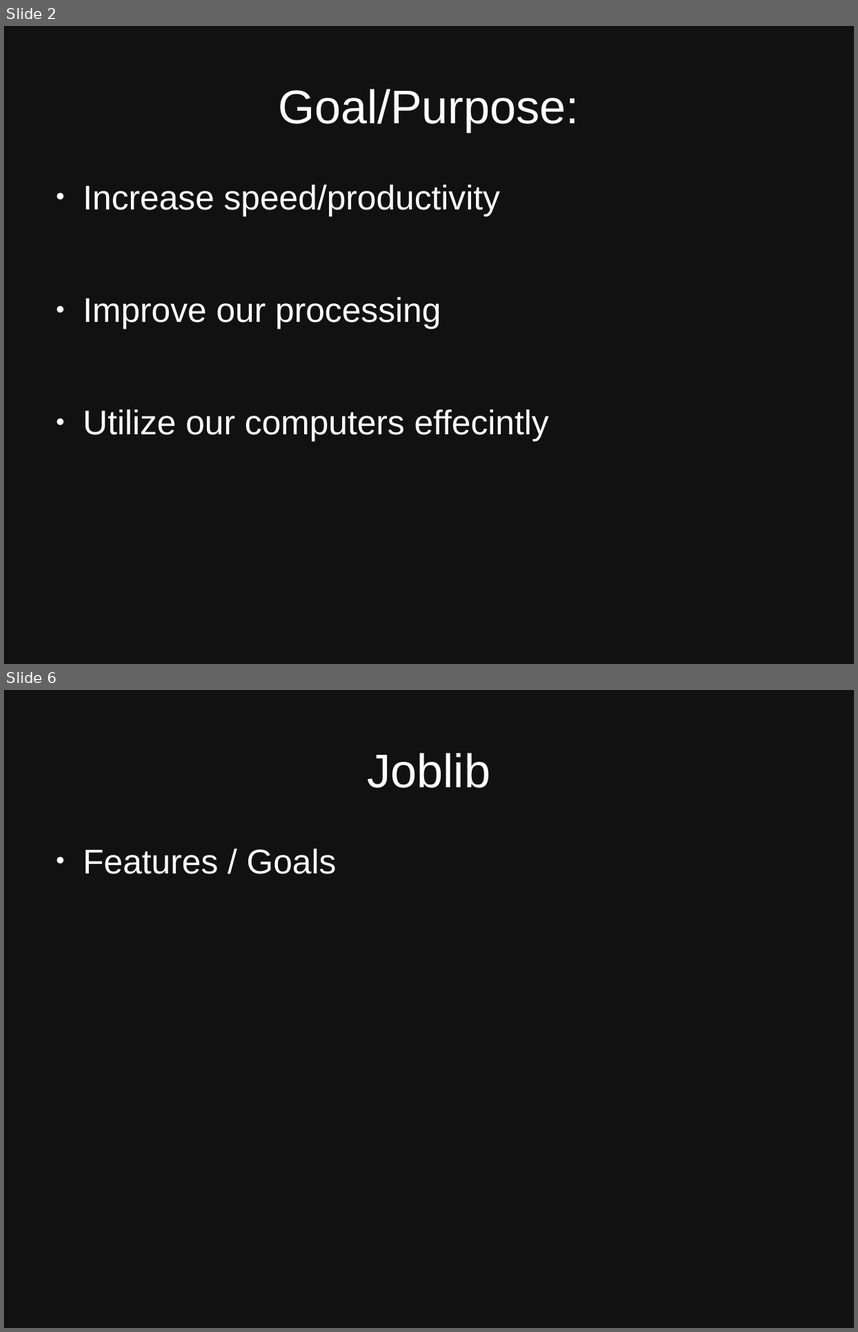
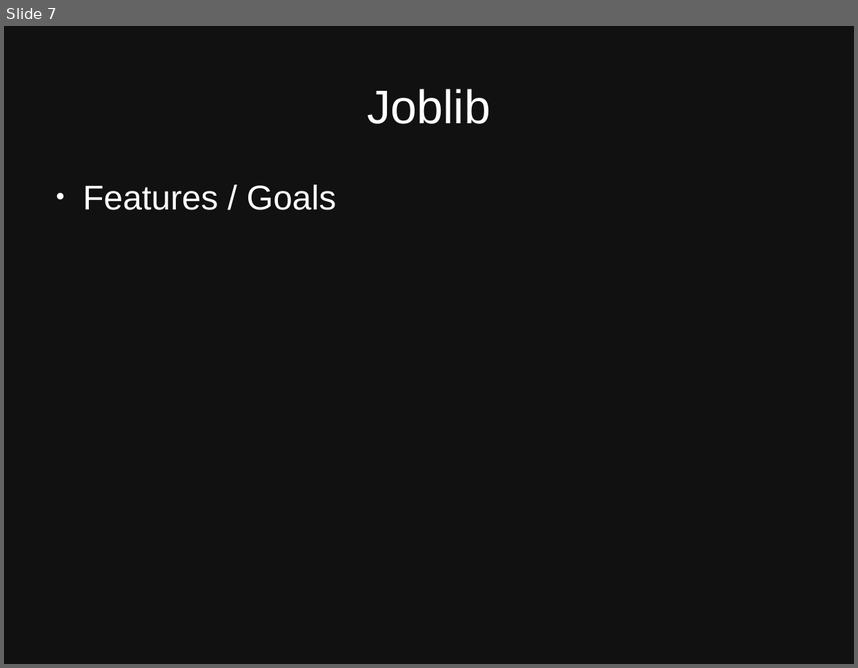
Before and after one commit to jason-neal/PC_Joblib_parrallelization, a slide deck: Embarisingly Parallel.odp. Shown one above the other, each under a label of ours: slides 2 and 6 before the commit, slide 7 after it; the slides between them are not shown. The pictures are 858x1332 and 858x668 pixels, drawn with LibreOffice and Linux fonts; fonts in the diff are those of the drawing. Boxes give left, top, right and bottom in pixels: in the first picture for what was removed or moved away, otherwise in the second. Text is boxed around its words. In the diff, an @@ line names an element or a change of style, - is before the commit and + after.

```diff
--- a/Embarisingly Parallel.odp
+++ b/Embarisingly Parallel.odp
@@ slide 2 removed at (4,26,854,664), background #111111 @@
@@ title removed at (278,89,579,132) @@
-Goal/Purpose:
@@ text removed at (83,185,549,441) @@
-● Increase speed/productivity
-● Improve our processing
-● Utilize our computers effecintly
@@ what was slide 6 is now slide 7 @@
```
Also in this commit, not shown: 2 slides changed, 3 slides added, 1 other slide removed.
